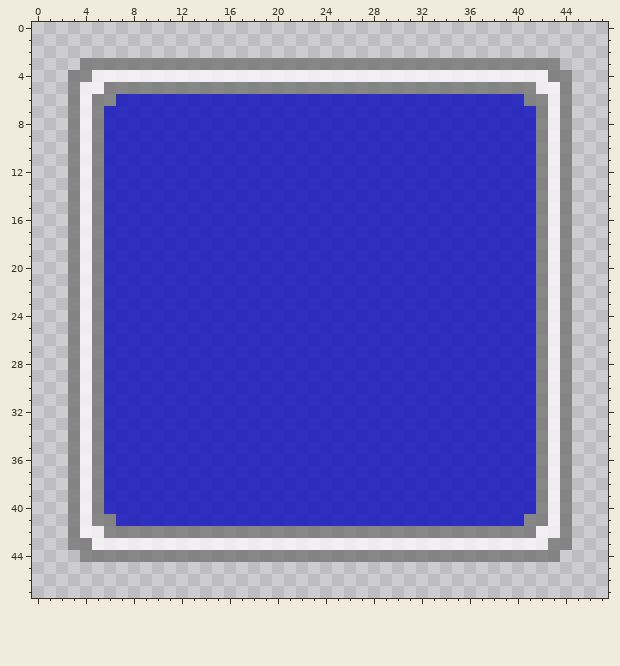
Pixel-art sprite: data/windowTileset.png. This is how it looked before the edit.
The file is 48x48 pixels. Pixels under 10% opacity are left out. Colours within 5 levels of each other are drawn and written as one.
Once edited:
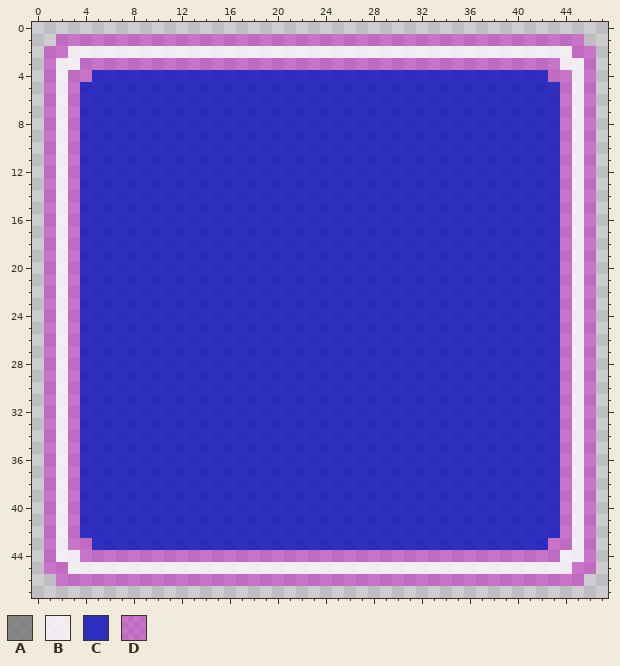
Palette (. is transparent): A #6f6f6fbf  B #fffaffbf  C #0000bbc3  D #bf00bf6f
The exact change:
There is now colour B in row 2 at x 3 to 44; in row 3 at x 2 to 3 and 44 to 45; in rows 4 to 43 at x 2 and 45; in row 44 at x 2 to 3 and 44 to 45; in row 45 at x 3 to 44.
The edit turns colour A into colour C in row 5 at x 6 to 41; in row 6 at x 5 to 6 and 41 to 42; in rows 7 to 40 at x 5 and 42; in row 41 at x 5 to 6 and 41 to 42; in row 42 at x 6 to 41.
The edit turns colour B into colour C in row 4 at x 5 to 42; in row 5 at x 4 to 5 and 42 to 43; in rows 6 to 41 at x 4 and 43; in row 42 at x 4 to 5 and 42 to 43; in row 43 at x 5 to 42.
There is now colour D in row 1 at x 2 to 45; in row 2 at x 1 to 2 and 45 to 46; in rows 3 to 44 at x 1 and 46; in row 45 at x 1 to 2 and 45 to 46; in row 46 at x 2 to 45.
The edit turns colour A into colour D in row 3 at x 4 to 43; in row 4 at x 3 to 4 and 43 to 44; in rows 5 to 42 at x 3 and 44; in row 43 at x 3 to 4 and 43 to 44; in row 44 at x 4 to 43.
